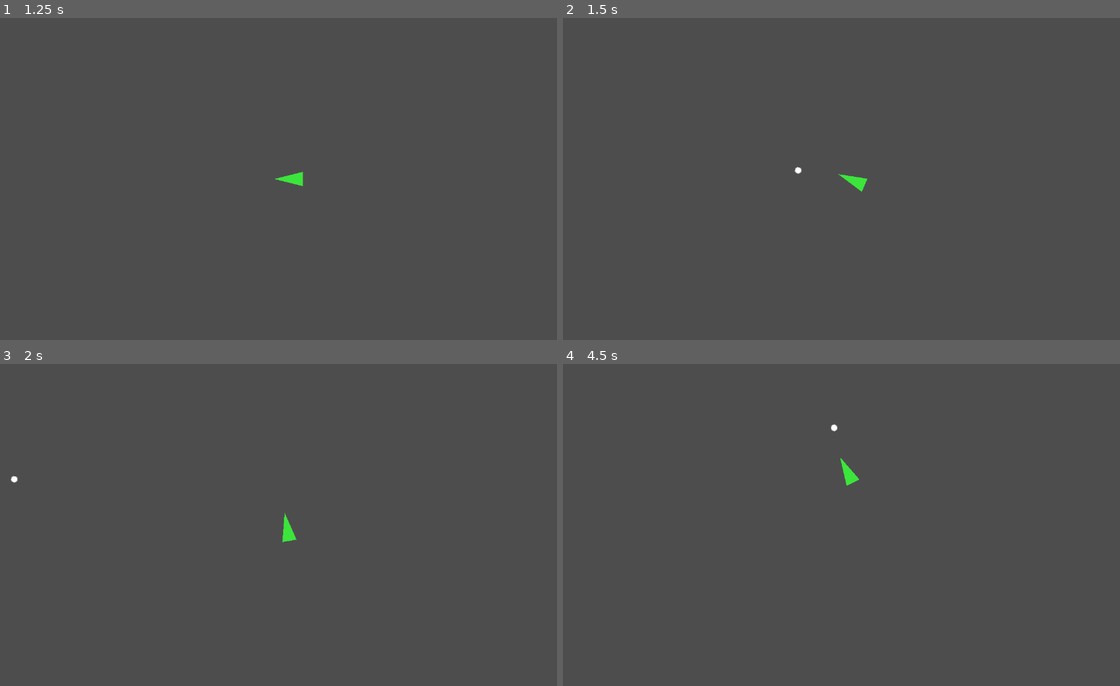
Above: before the commit, frames 1-4 (two rows, left to right).
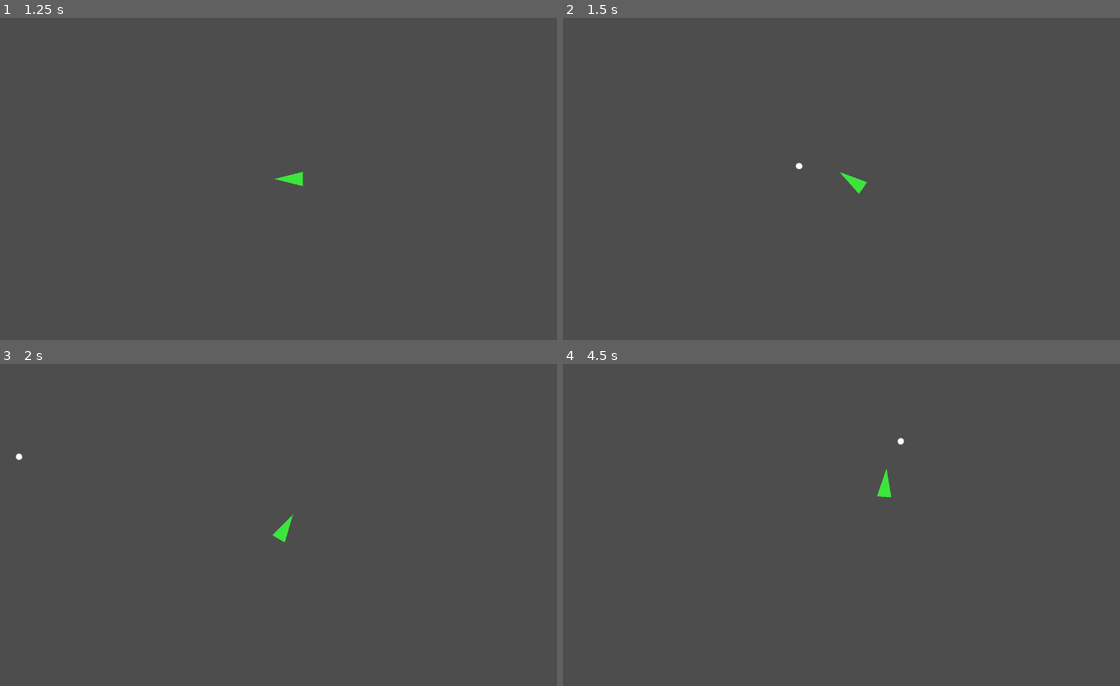
Above: after the commit, the same moments.

Repository: Josie5734/godot-asteroids-clone
Game: Godot game, scene res://scenes/main_menu/main_menu.tscn
Two runs of this game, one before a commit and one after it. Both use one fixed random seed, a clock stepped at 60 frames per second and the inputs below.
Inputs:
- Up to frame 1 (1.25 s): click "Play" at 0.5 s
- Up to frame 2 (1.5 s): tap Enter at 1.25 s; hold Right (turn_right) from 1.28 s (still down); tap Space (shoot) at 1.35 s
- Up to frame 3 (2 s): keep holding Right (turn_right)
- Up to frame 4 (4.5 s): release Right (turn_right) at 2.03 s; hold Left (turn_left) 2.03-2.78 s; tap Space (shoot) every 0.75 s from 2.1 to 4.35 s; hold Right (turn_right) 2.78-3.53 s; hold W (accelerate) 3.53-4.28 s; hold Left (turn_left) from 4.28 s (still down)

Frame 1 is identical in both runs. In frame 2, less than 0.1% of the frame differs, in the area x 41-55%, y 44-55%; in frame 3, 0.2%; in frame 4, 0.3%, in the area x 48-62%, y 18-42%.

Commit message:
added a menu for game over, improvements to pause menu and some game logic

Diff:
--- a/scenes/ship/ship.gd
+++ b/scenes/ship/ship.gd
@@ -1,5 +1,6 @@
 extends ScreenWrap # extends node2d aswell
 
+signal ship_died # when ship dies
 
 @onready var ship = $"." # ship object
 
@@ -7,7 +8,7 @@
 var thrust := 5 # speed
 var max_speed := 30 # speed cap
 var drag := .08 # higher = less drag
-var turn_speed := 2 # turning speed
+var turn_speed := 3 # turning speed
 var screen_wrap_offset :=  40 # how much the ship can go offscreen before being wrapped
 
 
@@ -45,13 +46,12 @@
 	var new_bullet = BULLET.instantiate()
 	new_bullet.global_position = ship.global_position
 	new_bullet.global_rotation = ship.global_rotation
-	get_tree().get_root().add_child(new_bullet) # add bullet to game root node
+	get_tree().get_root().get_node("Game").add_child(new_bullet) # add bullet as child of game node
 
 
 # kill the ship
 func die():
-	# logic for what happens on game over goes here
-	ship.visible = false # just change to invisible for now
+	ship_died.emit() # send signal to game scene
 
 
 # on collision
